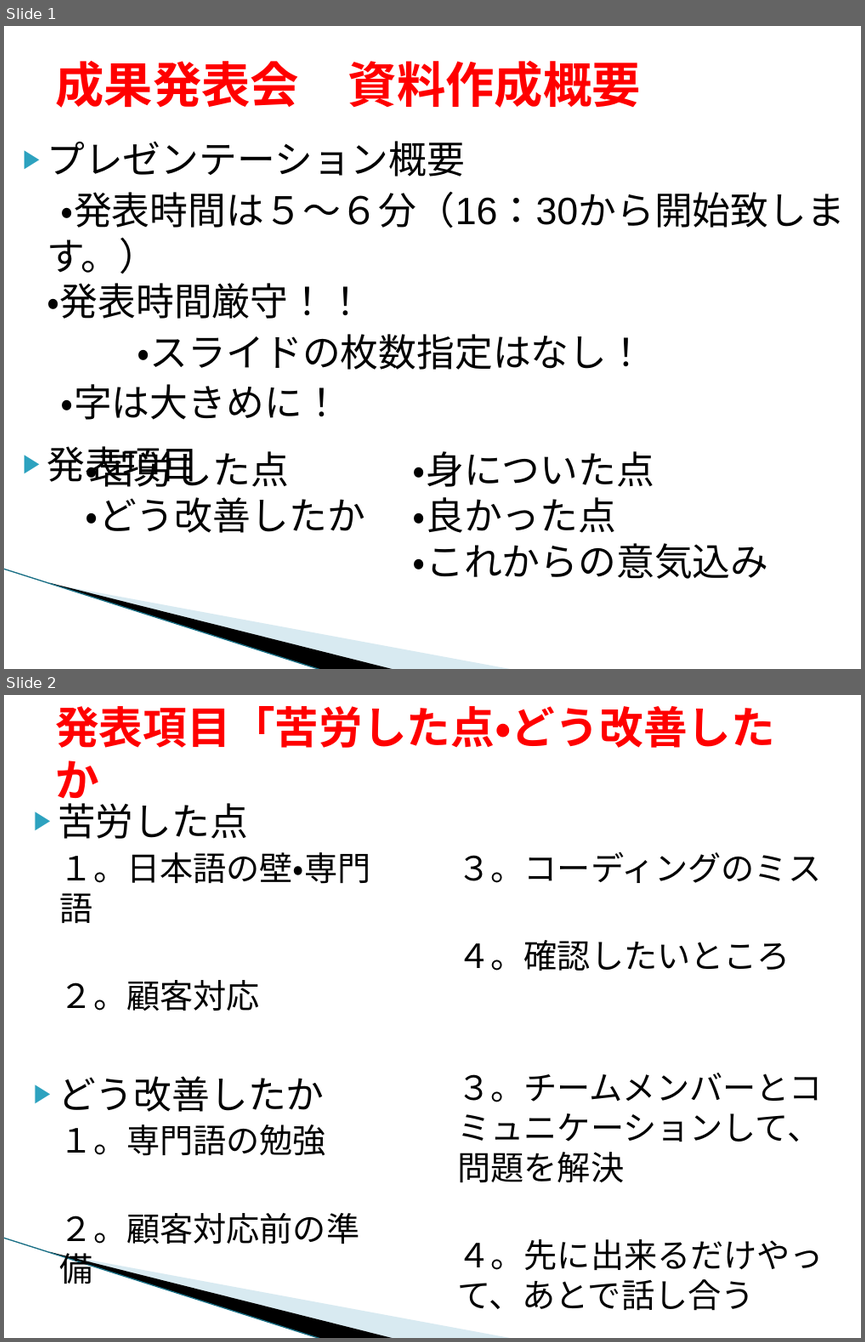
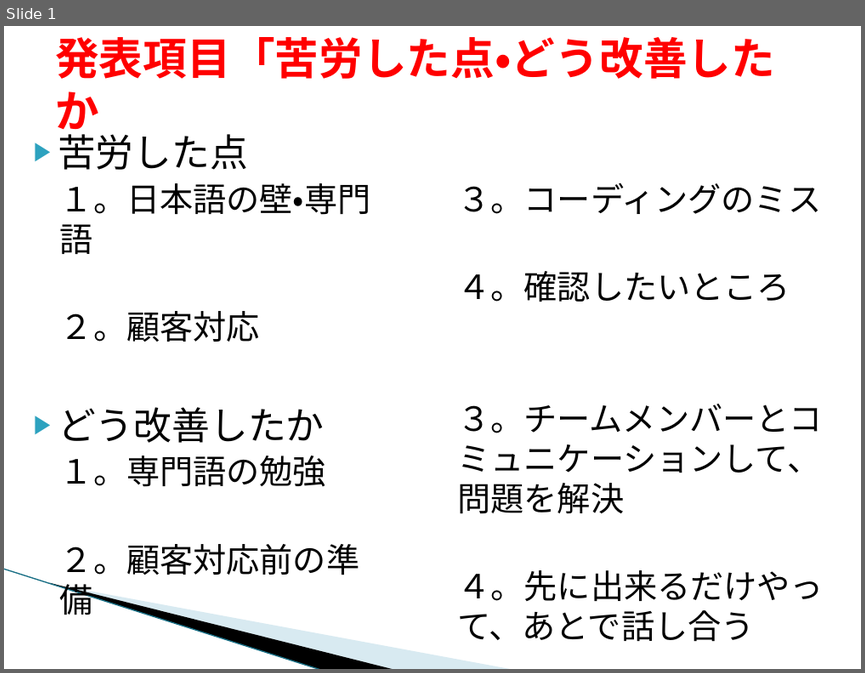
Before and after one commit to java201710/java, a slide deck: 99_チーム内打合せ用（総合演習）/成果発表会_個人発表作成内容_ミッチェル.pptx. Shown one above the other, each under a label of ours: slides 1 and 2 before the commit, slide 1 after it. The pictures are 865x1342 and 865x673 pixels, drawn with LibreOffice and Linux fonts; fonts in the diff are those of the drawing; background and template pictures are left out. Boxes give left, top, right and bottom in pixels: in the first picture for what was removed or moved away, otherwise in the second. Text is boxed around its words. In the diff, an @@ line names an element or a change of style, - is before the commit and + after.

```diff
--- a/99_チーム内打合せ用（総合演習）/成果発表会_個人発表作成内容_ミッチェル.pptx
+++ b/99_チーム内打合せ用（総合演習）/成果発表会_個人発表作成内容_ミッチェル.pptx
@@ slide 1 removed at [4,26,861,669], background #FFFFFF; not listed: 3 template elements that a slide beside it also shows @@
@@ title removed at [55,61,641,108] @@
-成果発表会 資料作成概要
@@ text removed at [46,141,845,487] @@
-▶ プレゼンテーション概要
-・発表時間は５～６分（16：30から開始致します。）
-・発表時間厳守！！
-・スライドの枚数指定はなし！
-・字は大きめに！
-▶ 発表項目
@@ text removed at [86,446,365,533] @@
-  ・苦労した点
-  ・どう改善したか
@@ text removed at [413,451,769,578] @@
-  ・身についた点
-  ・良かった点
-  ・これからの意気込み
@@ what was slide 2 is now slide 1 @@
```
Also in this commit, not shown: 1 slide changed.
